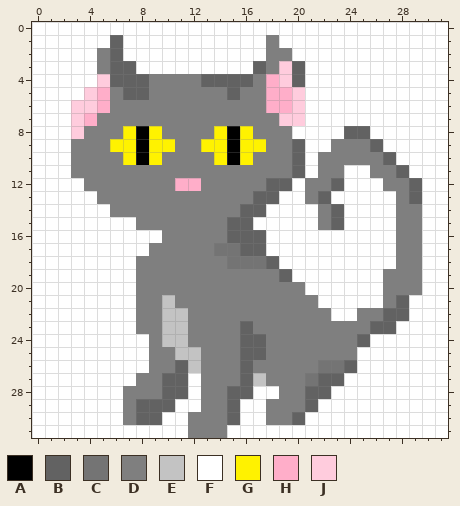
Edited in one commit: pixel-art sprite (data/images/gato.png). That is the earlier state.
The file is 32x32 pixels.
Palette (. is transparent): A #000000  B #626262  C #747474  D #7f7f7f  E #c3c3c3  F #ffffff  G #fff200  H #ffaec9  J #ffccdd
Pixels before, first column x 0:
 0 FFFFFFFFFFFFFFFFFFFFFFFFFFFFFFFF
 1 FFFFFFBFFFFFFFFFFFDFFFFFFFFFFFFF
 2 FFFFFDBFFFFFFFFFFFDDFFFFFFFFFFFF
 3 FFFFFDBBFFFFFFFFFBDJBFFFFFFFFFFF
 4 FFFFFJBBBDDDDBBBBDHJBFFFFFFFFFFF
 5 FFFFJHDBBDDDDDDBDDHHJFFFFFFFFFFF
 6 FFFJJHDDDDDDDDDDDDHHJFFFFFFFFFFF
 7 FFFJHDDDDDDDDDDDDDDJJFFFFFFFFFFF
 8 FFFJDDDGAGDDDDGAGDDDFFFFBBFFFFFF
 9 FFFDDDGGAGGDDGGAGGDDBFFDDDBFFFFF
10 FFFDDDDGAGDDDDGAGDDDBFDDDDDBFFFF
11 FFFDDDDDDDDDDDDDDDDDBFDDFFDDBFFF
12 FFFFDDDDDDDHHDDDDDBBFDDBFFFDDBFF
13 FFFFFDDDDDDDDDDDDBBFFDBFFFFFDBFF
14 FFFFFFDDDDDDDDDDBBFFFFDBFFFFDDFF
15 FFFFFFFFDDDDDDDBBFFFFFDBFFFFDDFF
16 FFFFFFFFFFDDDDDBBBFFFFFFFFFFDDFF
17 FFFFFFFFFDDDDDCCBBFFFFFFFFFFDDFF
18 FFFFFFFFDDDDDDDCCCBFFFFFFFFFDDFF
19 FFFFFFFFDDDDDDDDDDDBFFFFFFFDDDFF
20 FFFFFFFFDDDDDDDDDDDDDFFFFFFDDDFF
21 FFFFFFFFDDEDDDDDDDDDDDFFFFFDBFFF
22 FFFFFFFFDDEEDDDDDDDDDDDFFDDBBFFF
23 FFFFFFFFDDEEDDDDBDDDDDDDDDBBFFFF
24 FFFFFFFFFDEEDDDDBBDDDDDDDBFFFFFF
25 FFFFFFFFFDDEEDDDBBDDDDDDDFFFFFFF
26 FFFFFFFFFDDBEDDDBDDDDDCCBFFFFFFF
27 FFFFFFFFDDBBFDDDBEDDDCBBFFFFFFFF
28 FFFFFFFDDDBBFDDBBFFDDBBFFFFFFFFF
29 FFFFFFFDBBBFFDDBFFDDDBFFFFFFFFFF
30 FFFFFFFDBBFFDDDBFFDDBFFFFFFFFFFF
31 FFFFFFFFFFFFDDDFFFFFFFFFFFFFFFFF
Now the later version:
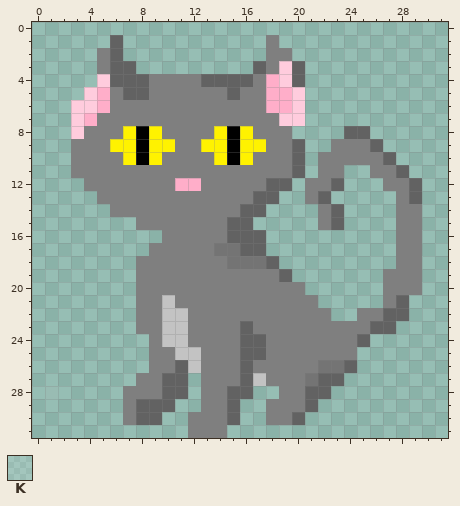
Colours new in this view: K #ffffff20
Commit message: Cat with transparency!!!
Edits made:
Colour F becomes colour K in row 28 at x 1.
Colour F is gone in row 0 at x 0 to 31; in row 1 at x 0 to 5, 7 to 17 and 19 to 31; in row 2 at x 0 to 4, 7 to 17 and 20 to 31; in row 3 at x 0 to 4, 8 to 16 and 21 to 31; in row 4 at x 0 to 4 and 21 to 31; in row 5 at x 0 to 3 and 21 to 31.
Colour F is gone in rows 6 to 7 at x 0 to 2 and 21 to 31; in row 8 at x 0 to 2, 20 to 23 and 26 to 31; in row 9 at x 0 to 2, 21 to 22 and 27 to 31; in row 10 at x 0 to 2, 21 and 28 to 31; in row 11 at x 0 to 2, 21, 24 to 25 and 29 to 31; in row 12 at x 0 to 3, 20, 24 to 26 and 30 to 31.
Colour F is gone in row 13 at x 0 to 4, 19 to 20, 23 to 27 and 30 to 31; in row 14 at x 0 to 5, 18 to 21, 24 to 27 and 30 to 31; in row 15 at x 0 to 7, 17 to 21, 24 to 27 and 30 to 31; in row 16 at x 0 to 9, 18 to 27 and 30 to 31; in row 17 at x 0 to 8, 18 to 27 and 30 to 31; in row 18 at x 0 to 7, 19 to 27 and 30 to 31.
Colour F is gone in row 19 at x 0 to 7, 20 to 26 and 30 to 31; in row 20 at x 0 to 7, 21 to 26 and 30 to 31; in row 21 at x 0 to 7, 22 to 26 and 29 to 31; in row 22 at x 0 to 7, 23 to 24 and 29 to 31; in row 23 at x 0 to 7 and 28 to 31; in row 24 at x 0 to 8 and 26 to 31.
Colour F is gone in rows 25 to 26 at x 0 to 8 and 25 to 31; in row 27 at x 0 to 7, 12 and 24 to 31; in row 28 at x 0, 2 to 6, 12, 17 to 18 and 23 to 31; in row 29 at x 0 to 6, 11 to 12, 16 to 17 and 22 to 31; in row 30 at x 0 to 6, 10 to 11, 16 to 17 and 21 to 31; in row 31 at x 0 to 11 and 15 to 31.
